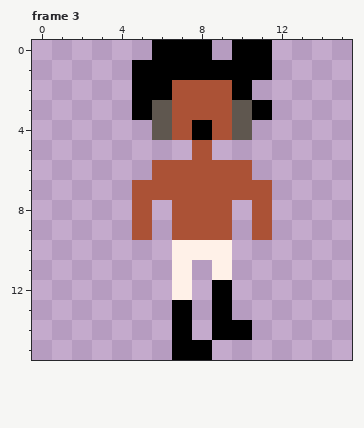
Pixel-art file -- assets/pasquin.ase. That is the earlier state.
16x16 pixels, 4 frames. Shown: frame 3. The old version is drawn lined up with the new one. The commit also changed other frames, which this record leaves out.
After:
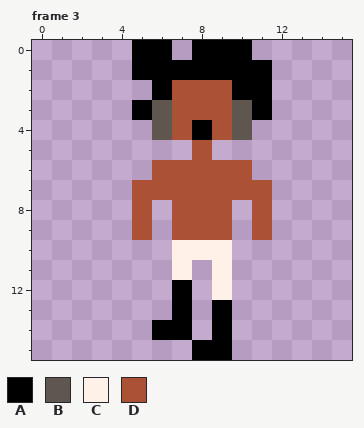
Palette (. is transparent): A #000000  B #5f574f  C #fff1e8  D #ab5236
The edit:
whole drawing moved by +1,+0 (the old picture is shown already moved)
Frame 3:
Colour A now appears in row 0 at x 5 and 9; in row 2 at x 11; in row 14 at x 6; in row 15 at x 9.
The author changed colour C to colour A in row 12 at x 7.
The author changed colour A to colour C in row 12 at x 9.
The author cleared colour A in row 0 at x 7 and 11; in row 2 at x 5; in row 14 at x 10; in row 15 at x 7.
Changed places in both pictures, as pixel boxes (x1, y1, x2, y2):
changed: (132, 40, 272, 100)
changed: (152, 280, 252, 360)
